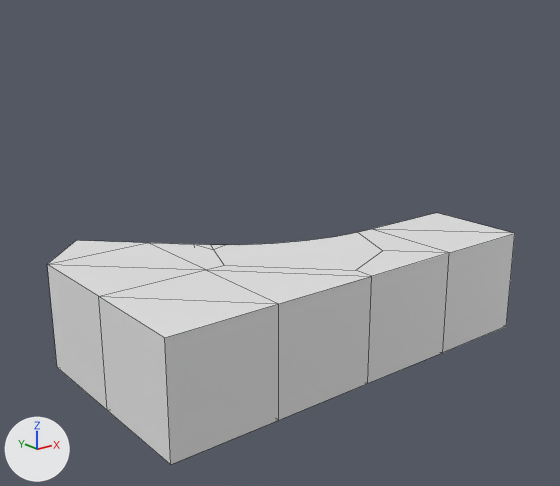
A saved change to the Blender file Dungeon Baller/Models blend/halfcurve.blend.
Rendered twice from a 50 mm lens placed at (-0.111, -0.158, 0.0803), pointed at (-0.0021, -0.0218, 0.0258). The lights are fixed; the arrows at lower left show +X, +Y and +Z. Mesh edges are drawn as thin lines.

The first picture shows 'halfcrv'.
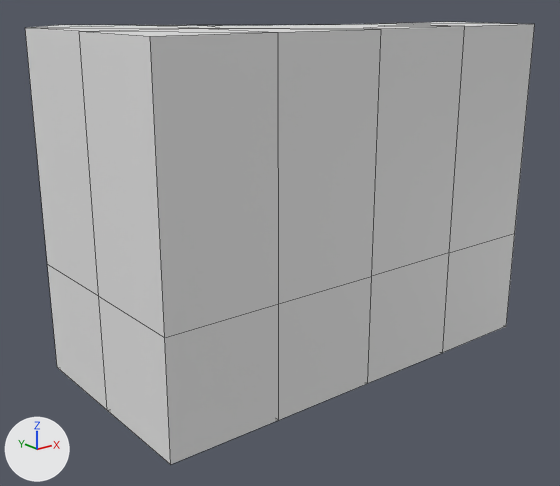
Commit message: halfcurve take 28942

The edits, one by one:
me_plane is used by ob_halfcrv; location (0.0, 0.0, 0.0); scale (0.05, 0.05, 1.0).
me_plane had 48 vertices, 49 faces and spanned x -1.0..1.0, y -1.0..0.25, z 0.0..0.03.
me_plane now has 67 vertices, 68 faces and spans x -1.0..1.0, y -1.0..0.25, z 0.0..0.08.
Part 1, on me_plane:
5 vertices are removed from x -0.5..0.29, y -0.9..-0.29, z 0.03.
15 faces are deleted.
5 vertices are added at (-0.5, -0.5, 0.08), (0.29, -0.79, 0.08), (-0.4, -0.5, 0.08), (0.0, -0.9, 0.08), (-0.32, -0.29, 0.08).
19 new vertices lie (0.0, 0.0, 0.05) away from vertices in x -1.0..1.0, y -1.0..0.25, z 0.03.
34 new faces join them.

What differs and where, as boxes [x1, y1, x2, y2] in the pictures (560 x 486 px):
'halfcrv', reshaped (9% wider, 75% taller): before [47, 213, 515, 465]; after [25, 22, 535, 465]
part 1 of me_plane, built on: before [48, 213, 515, 338]; after [25, 22, 535, 338]
